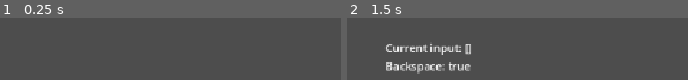
Above: before the commit, frames 1-2 (left to right).
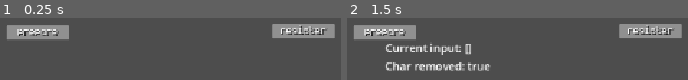
Above: after the commit, the same moments.

Repository: LeeroyDilim/untitled-typing-game
Game: Godot game, scene res://testing/typing_test/test_typing.tscn
Same seed, same stepped clock (60 frames per second), same inputs: the game is played once before the commit and once after it. Before the commit the project starts from res://testing/typing/test_typing.tscn.
Inputs:
- Up to frame 1 (0.25 s): no input
- Up to frame 2 (1.5 s): tap Enter at 0.5 s; tap Backspace at 0.6, 1.35 s; tap Space at 1.25 s

The runs differ from the first frame. In frame 1, 7.7% of the frame differs, in the area x 2-99%, y 9-34%; in frame 2, 10%, in the area x 2-99%, y 9-91%.

Commit message:
Station framework + input manager
* basic station parent class implemented + example class

* implemented input manager + basic station renderer

* added asynchronous player functionality

Diff:
--- a/systems/typing_buffer/typing_buffer.gd
+++ b/core/input/input_buffer.gd
@@ -1,7 +1,8 @@
 extends Node
+class_name InputBuffer
 
 var curr_input : String = ""
-signal input_received(input: String, char_removed: bool)
+signal input_updated(input: String, char_removed: bool)
 
 func _unhandled_input(event: InputEvent) -> void:
 	if not event is InputEventKey or not event.is_pressed():
@@ -20,7 +21,7 @@
 		curr_input += String.chr(event.unicode)
 
 	curr_input = curr_input.strip_edges(true,false).to_lower() #remove leading whitespace and convert to lower case
-	input_received.emit(curr_input, char_removed)
+	input_updated.emit(curr_input, char_removed)
 
 func clear_input():
 	curr_input = ""
--- /dev/null
+++ b/core/input/input_manager.gd
@@ -0,0 +1,83 @@
+extends Node
+class_name InputManager
+
+@export var player : Player
+
+signal clear_input
+
+var stations : Array[Station] = []
+var station_names : Array[String] = []
+var curr_station : Station = null
+
+var typing_streak : int = 0
+var highest_typing_streak : int = 0
+var input_is_mistype : bool = false
+
+func init_input_manager():
+	# collect every node that belongs to the "station" group
+	# note that these are all PARENT nodes, not their logic children
+	for node in get_tree().get_nodes_in_group("station"):
+		var station = node as Station
+		if station:
+			add_station(station)
+
+func add_station(station: Station):
+	if not stations.has(station):
+		stations.append(station)
+		station_names.append(station.station_name)
+
+func remove_station(station: Station):
+	if stations.has(station):
+		stations.erase(station)
+		station_names.erase(station.station_name)
+
+func process_input(input: String, char_removed: bool) -> void:
+	var input_is_highlighted := false
+	var prompt_match := false
+	var matching_station : Station = null
+
+	for station in stations:
+		input_is_highlighted = input_is_highlighted or station.highlight_prompts(input)
+		if station.match_prompts(input):
+			prompt_match = true
+			matching_station = station
+
+	# if current player input does not match or partially match
+	# with any of the active station prompts, identify it as a mistype
+	if !input_is_highlighted && !char_removed && curr_station:
+		_handle_mistype()
+
+	if prompt_match:
+		_handle_prompt_match(matching_station, input)
+
+func _handle_prompt_match(matching_station: Station, input: String) -> void:
+	input_is_mistype = false
+	#scoringSystem.incrementScoreInstance(SCORES.PROMPT_COUNT)
+
+	typing_streak += 1
+	#if typing_streak > highest_typing_streak:
+		#scoringSystem.incrementScoreInstance(SCORES.TYPING_STREAK)
+
+	clear_input.emit()
+
+	#if player chooses to navigate to different station
+	if input in station_names:
+		if curr_station:
+			curr_station.exit()
+		curr_station = matching_station
+		player.navigateToStation(matching_station, input)
+	else:
+		matching_station.process_prompt(input)
+
+func _handle_mistype() -> void:
+	if typing_streak > highest_typing_streak:
+		highest_typing_streak = typing_streak
+	typing_streak = 0
+
+	#if player mistyped, only count it once
+	#do not count any sequential mistypes until after player successfully submits a prompt
+	if(!input_is_mistype):
+		#scoringSystem.incrementScoreInstance(SCORES.MISTYPE)
+		input_is_mistype = true
+
+	curr_station.handle_misinput()
--- /dev/null
+++ b/entities/player/player.gd
@@ -0,0 +1,5 @@
+extends Node
+class_name Player
+
+func navigateToStation(station : Station, input : String) -> void:
+	pass
--- /dev/null
+++ b/entities/player/test_player/test_player.gd
@@ -0,0 +1,14 @@
+extends Player
+class_name TestPlayer
+
+@export var navigation_timer: Timer
+var current_station: Station
+var current_input: String
+
+func navigateToStation(station: Station, input: String) -> void:
+	current_station = station
+	current_input = input
+	navigation_timer.start(2.5)
+
+func onStationArrival() -> void:
+	current_station.process_prompt(current_input)
--- /dev/null
+++ b/entities/player/test_player/test_player.tscn
@@ -0,0 +1,12 @@
+[gd_scene format=3 uid="uid://bvc46g5c1jt6w"]
+
+[ext_resource type="Script" uid="uid://ubelqq06yn1m" path="res://entities/player/test_player/test_player.gd" id="1_j2pe2"]
+
+[node name="TestPlayer" type="Node" unique_id=1867618538 node_paths=PackedStringArray("navigation_timer")]
+script = ExtResource("1_j2pe2")
+navigation_timer = NodePath("Timer")
+
+[node name="Timer" type="Timer" parent="." unique_id=2067601426]
+one_shot = true
+
+[connection signal="timeout" from="Timer" to="." method="onStationArrival"]
--- a/project.godot
+++ b/project.godot
@@ -20,6 +20,10 @@
 window/stretch/mode="canvas_items"
 window/stretch/aspect="expand"
 
+[global_group]
+
+station=""
+
 [physics]
 
 3d/physics_engine="Jolt Physics"
--- /dev/null
+++ b/restaurant/stations/prepare_station/prepare_station.gd
@@ -0,0 +1 @@
+extends Station
--- /dev/null
+++ b/restaurant/stations/prepare_station/prepare_station.tscn
@@ -0,0 +1,15 @@
+[gd_scene format=3 uid="uid://bpbhfgnygm47n"]
+
+[ext_resource type="PackedScene" uid="uid://sdowdadrmc1g" path="res://ui/station_renderer/station_renderer.tscn" id="1_fm1k4"]
+[ext_resource type="Script" uid="uid://jkjgm7a41wky" path="res://restaurant/stations/prepare_station/prepare_station.gd" id="2_3elr0"]
+[ext_resource type="Script" uid="uid://cg8ijsk5okrm1" path="res://restaurant/stations/prepare_station/prepare_station_logic.gd" id="3_3elr0"]
+
+[node name="PrepareStation" type="Node2D" unique_id=1961947723 node_paths=PackedStringArray("station_renderer", "station_logic") groups=["station"]]
+script = ExtResource("2_3elr0")
+station_renderer = NodePath("StationRenderer")
+station_logic = NodePath("Logic")
+
+[node name="StationRenderer" parent="." unique_id=2096981065 instance=ExtResource("1_fm1k4")]
+
+[node name="Logic" type="Node" parent="." unique_id=1107893988]
+script = ExtResource("3_3elr0")
--- /dev/null
+++ b/restaurant/stations/prepare_station/prepare_station_logic.gd
@@ -0,0 +1,34 @@
+extends StationLogic
+
+var station_name: String = "prepare"
+var chosen_ingredient: String
+
+func init_station() -> void:
+	STATES = {
+		"idle" : {
+			"state_name" : "idle",
+			"prompts" : [[station_name]]
+		},
+		"choose_ingredient": {
+			"state_name": "choose_ingredient",
+			"prompts": [["pickle","onion","tomato","lettuce"]]
+		},
+		"chop": {
+			"state_name": "chop",
+			"prompts": [["chop"],["chop"],["chop"]]
+		}
+	}
+
+	super.init_station()
+
+func process_prompt(prompt : String) -> bool:
+	match curr_state.state_name:
+		"idle":
+			update_state(STATES.choose_ingredient)
+		"choose_ingredient":
+			chosen_ingredient = prompt
+			update_state(STATES.chop)
+		"chop":
+			_consume_state(STATES.choose_ingredient)
+
+	return true
--- /dev/null
+++ b/restaurant/stations/register_station/register_station.gd
@@ -0,0 +1 @@
+extends Station
--- /dev/null
+++ b/restaurant/stations/register_station/register_station.tscn
@@ -0,0 +1,15 @@
+[gd_scene format=3 uid="uid://bvw2f000cogm1"]
+
+[ext_resource type="PackedScene" uid="uid://sdowdadrmc1g" path="res://ui/station_renderer/station_renderer.tscn" id="1_3d704"]
+[ext_resource type="Script" uid="uid://cw8ddnylf83cy" path="res://restaurant/stations/register_station/register_station.gd" id="1_8ubx3"]
+[ext_resource type="Script" uid="uid://ds1wleh5w3ci5" path="res://restaurant/stations/register_station/register_station_logic.gd" id="2_8ubx3"]
+
+[node name="RegisterStation" type="Node2D" unique_id=1809747998 node_paths=PackedStringArray("station_renderer", "station_logic") groups=["station"]]
+script = ExtResource("1_8ubx3")
+station_renderer = NodePath("StationRenderer")
+station_logic = NodePath("Logic")
+
+[node name="StationRenderer" parent="." unique_id=2096981065 instance=ExtResource("1_3d704")]
+
+[node name="Logic" type="Node" parent="." unique_id=946556426]
+script = ExtResource("2_8ubx3")
--- /dev/null
+++ b/restaurant/stations/register_station/register_station_logic.gd
@@ -0,0 +1,26 @@
+extends StationLogic
+
+var station_name: String = "register"
+
+func init_station() -> void:
+	STATES = {
+		"idle" : {
+			"state_name" : "idle",
+			"prompts" : [[station_name]]
+		},
+		"take_order": {
+			"state_name": "take_order",
+			"prompts": [["take order"]]
+		}
+	}
+
+	super.init_station()
+
+func process_prompt(prompt : String) -> bool:
+	match curr_state.state_name:
+		"idle":
+			update_state(STATES.take_order)
+		"take_order":
+			update_state(STATES.take_order)
+
+	return true
--- /dev/null
+++ b/restaurant/stations/station.gd
@@ -0,0 +1,41 @@
+extends Node
+class_name Station
+
+@export var station_renderer: StationRenderer
+@export var station_logic: StationLogic
+
+var station_name: String = ""
+
+signal update_prompt_ui(prompt)
+signal update_highlight_ui(input)
+signal trigger_mistype_anim()
+
+func _ready() -> void:
+	station_name = station_logic.station_name
+
+	update_prompt_ui.connect(station_renderer.render_prompts)
+	update_highlight_ui.connect(station_renderer.render_highlight)
+	trigger_mistype_anim.connect(station_renderer.shake)
+	station_logic.prompts_changed.connect(_on_prompts_update)
+
+	station_logic.init_station()
+
+func exit() -> void:
+	station_logic.exit()
+
+func highlight_prompts(input : String) -> bool:
+	update_highlight_ui.emit(input)
+	return station_logic.highlight_prompts(input)
+
+func match_prompts(input: String) -> bool:
+	return station_logic.match_prompts(input)
+
+func process_prompt(input : String) -> bool:
+	return station_logic.process_prompt(input)
+
+func handle_misinput() -> void:
+	trigger_mistype_anim.emit()
+	update_highlight_ui.emit("")
+
+func _on_prompts_update(prompts: Variant) -> void:
+	update_prompt_ui.emit(prompts)
--- /dev/null
+++ b/restaurant/stations/station_logic.gd
@@ -0,0 +1,45 @@
+extends Node
+class_name StationLogic
+
+signal prompts_changed(prompt)
+
+var STATES
+var curr_state
+
+func init_station():
+	update_state(STATES.idle)
+
+func exit() -> void:
+	update_state(STATES.idle)
+
+func highlight_prompts(input : String) -> bool:
+	if !curr_state.prompts:
+		return false
+
+	var input_is_highlighted = false
+
+	for prompt in curr_state.prompts[0]:
+		if prompt.begins_with(input):
+			input_is_highlighted = true
+			break
+
+	return input_is_highlighted
+
+func match_prompts(input: String) -> bool:
+	return input in curr_state.prompts[0]
+
+func process_prompt(prompt : String) -> bool:
+	return true
+
+func update_state(new_state : Dictionary) -> void:
+	curr_state = new_state.duplicate(true)
+	prompts_changed.emit(curr_state.prompts)
+
+func _consume_state(next_state: Dictionary) -> bool:
+	curr_state.prompts.pop_front()
+
+	var transitioned = curr_state.prompts.is_empty()
+	var updated_state = next_state if transitioned else curr_state
+
+	update_state(updated_state)
+	return transitioned
--- a/testing/typing/test_typing.tscn
+++ /dev/null
@@ -1,16 +0,0 @@
-[gd_scene format=3 uid="uid://c2xuyovxfff70"]
-
-[ext_resource type="Script" uid="uid://bihj4ujx33pmw" path="res://systems/typing_buffer/typing_buffer.gd" id="1_h4yc2"]
-[ext_resource type="Script" uid="uid://c6gt8ybgwngt6" path="res://testing/typing/test_typing_label.gd" id="2_doaqh"]
-
-[node name="TestTyping" type="Node2D" unique_id=861163833]
-script = ExtResource("1_h4yc2")
-
-[node name="Label" type="Label" parent="." unique_id=1973241192]
-offset_left = 309.51135
-offset_top = 106.29616
-offset_right = 349.51135
-offset_bottom = 129.29616
-script = ExtResource("2_doaqh")
-
-[connection signal="input_received" from="." to="Label" method="_on_test_typing_input_received"]
--- a/testing/typing/test_typing_label.gd
+++ /dev/null
@@ -1,4 +0,0 @@
-extends Label
-
-func _on_test_typing_input_received(curr_input: String, was_backspace: bool) -> void:
-	text = "Current input: [%s]\nBackspace: %s" % [curr_input, was_backspace]
--- /dev/null
+++ b/testing/typing_test/test_typing.gd
@@ -0,0 +1,4 @@
+extends Node
+
+func _ready() -> void:
+	$Typing/TypingManager.init_input_manager()
--- /dev/null
+++ b/testing/typing_test/test_typing.tscn
@@ -0,0 +1,44 @@
+[gd_scene format=3 uid="uid://c2xuyovxfff70"]
+
+[ext_resource type="Script" uid="uid://mkrvfuun5a01" path="res://testing/typing_test/test_typing.gd" id="1_58ex0"]
+[ext_resource type="Script" uid="uid://bihj4ujx33pmw" path="res://core/input/input_buffer.gd" id="1_je16j"]
+[ext_resource type="Script" uid="uid://dpc2dlw3fkmxx" path="res://testing/typing_test/test_typing_label.gd" id="2_0sajm"]
+[ext_resource type="Script" uid="uid://lt0ojwlwmp15" path="res://core/input/input_manager.gd" id="3_dnjs1"]
+[ext_resource type="PackedScene" uid="uid://bpbhfgnygm47n" path="res://restaurant/stations/prepare_station/prepare_station.tscn" id="4_58ex0"]
+[ext_resource type="PackedScene" uid="uid://bvc46g5c1jt6w" path="res://entities/player/test_player/test_player.tscn" id="5_p6n73"]
+[ext_resource type="PackedScene" uid="uid://bvw2f000cogm1" path="res://restaurant/stations/register_station/register_station.tscn" id="7_k2xtp"]
+
+[node name="TestTyping" type="Node2D" unique_id=861163833]
+script = ExtResource("1_58ex0")
+
+[node name="TestTypingLabel" type="Label" parent="." unique_id=1973241192]
+offset_left = 309.51135
+offset_top = 106.29616
+offset_right = 349.51135
+offset_bottom = 129.29616
+script = ExtResource("2_0sajm")
+
+[node name="Typing" type="Node" parent="." unique_id=1269744264]
+
+[node name="TypingBuffer" type="Node" parent="Typing" unique_id=2079545512]
+script = ExtResource("1_je16j")
+
+[node name="TypingManager" type="Node" parent="Typing" unique_id=220539156 node_paths=PackedStringArray("player")]
+script = ExtResource("3_dnjs1")
+player = NodePath("../../Entities/TestPlayer")
+
+[node name="Entities" type="Node" parent="." unique_id=333695543]
+
+[node name="TestPlayer" parent="Entities" unique_id=1867618538 instance=ExtResource("5_p6n73")]
+
+[node name="Stations" type="Node" parent="." unique_id=2027224890]
+
+[node name="PrepareStation" parent="Stations" unique_id=1961947723 instance=ExtResource("4_58ex0")]
+position = Vector2(309.51135, 106.29616)
+
+[node name="RegisterStation" parent="Stations" unique_id=1809747998 instance=ExtResource("7_k2xtp")]
+position = Vector2(692, 104)
+
+[connection signal="input_updated" from="Typing/TypingBuffer" to="TestTypingLabel" method="_on_test_typing_input_updated"]
+[connection signal="input_updated" from="Typing/TypingBuffer" to="Typing/TypingManager" method="process_input"]
+[connection signal="clear_input" from="Typing/TypingManager" to="Typing/TypingBuffer" method="clear_input"]
--- /dev/null
+++ b/testing/typing_test/test_typing_label.gd
@@ -0,0 +1,4 @@
+extends Label
+
+func _on_test_typing_input_updated(input: String, char_removed: bool) -> void:
+	text = "Current input: [%s]\nChar removed: %s" % [input, char_removed]
--- /dev/null
+++ b/ui/station_renderer/assets/station_renderer_inactive_prompt_panel_style.tres
@@ -0,0 +1,9 @@
+[gd_resource type="StyleBoxFlat" format=3 uid="uid://cto8fr61m3ybn"]
+
+[resource]
+bg_color = Color(0.478431, 0.478431, 0.478431, 0.917647)
+border_color = Color(0.686275, 0.686275, 0.686275, 0)
+corner_radius_top_left = 2
+corner_radius_top_right = 2
+corner_radius_bottom_right = 2
+corner_radius_bottom_left = 2
--- /dev/null
+++ b/ui/station_renderer/assets/station_renderer_panel_style.tres
@@ -0,0 +1,13 @@
+[gd_resource type="StyleBoxFlat" format=3 uid="uid://ns7vsdauquqq"]
+
+[resource]
+bg_color = Color(0.517647, 0.517647, 0.517647, 1)
+border_width_left = 2
+border_width_top = 2
+border_width_right = 2
+border_width_bottom = 2
+border_color = Color(0.372549, 0.372549, 0.372549, 1)
+corner_radius_top_left = 3
+corner_radius_top_right = 3
+corner_radius_bottom_right = 3
+corner_radius_bottom_left = 3
--- /dev/null
+++ b/ui/station_renderer/assets/station_renderer_prompt_panel_style.tres
@@ -0,0 +1,9 @@
+[gd_resource type="StyleBoxFlat" format=3 uid="uid://bruvxulsj1c1h"]
+
+[resource]
+bg_color = Color(0.6, 0.6, 0.6, 0.917647)
+border_color = Color(0.686275, 0.686275, 0.686275, 0)
+corner_radius_top_left = 2
+corner_radius_top_right = 2
+corner_radius_bottom_right = 2
+corner_radius_bottom_left = 2
--- /dev/null
+++ b/ui/station_renderer/particle_label/particle_label.gd
@@ -0,0 +1,29 @@
+extends Label
+class_name ParticleLabel
+
+enum FLOAT_DIRECTIONS {
+	LEFT,
+	CENTER,
+	RIGHT
+}
+
+var floatDirection : int = FLOAT_DIRECTIONS.LEFT
+
+func _ready() -> void:
+	pivot_offset = size/2
+	var floatX
+	match floatDirection:
+		FLOAT_DIRECTIONS.LEFT:
+			floatX = -1
+		FLOAT_DIRECTIONS.CENTER:
+			floatX = 0
+		FLOAT_DIRECTIONS.RIGHT:
+			floatX = 1
+
+	var particleLabelTween = get_tree().create_tween()
+	particleLabelTween.set_parallel(true)
+	particleLabelTween.tween_property(self, "scale", Vector2(0.7,0.7), 0.2)
+	particleLabelTween.tween_property(self, "scale", Vector2.ZERO, 0.3).set_delay(0.2)
+	particleLabelTween.tween_property(self,"position",global_position + Vector2(40*floatX, -80),2.0)
+	await particleLabelTween.finished
+	queue_free()
--- /dev/null
+++ b/ui/station_renderer/particle_label/particle_label.tscn
@@ -0,0 +1,12 @@
+[gd_scene load_steps=2 format=3 uid="uid://wqrwworqjikw"]
+
+[ext_resource type="Script" path="res://ui/prompt_renderer/particle_label/particle_label.gd" id="1_xkhg5"]
+
+[node name="ParticleLabel" type="Label"]
+z_index = 100
+offset_right = 56.0
+offset_bottom = 23.0
+text = "perfect"
+horizontal_alignment = 1
+vertical_alignment = 1
+script = ExtResource("1_xkhg5")
--- /dev/null
+++ b/ui/station_renderer/station_renderer.gd
@@ -0,0 +1,147 @@
+extends Control
+class_name StationRenderer
+
+@onready var prompt_container = $PanelContainer/PromptContainer
+var prompt_panel_style = preload("res://ui/station_renderer/assets/station_renderer_prompt_panel_style.tres")
+var inactive_prompt_panel_style = preload("res://ui/station_renderer/assets/station_renderer_inactive_prompt_panel_style.tres")
+var prompt_font = preload("res://ui/assets/fonts/ticketing.regular.ttf")
+
+#var particle_label = preload("res://ui/station_renderer/particle_label/particle_label.tscn")
+#var increment_particle_flip_direction : bool = true
+
+var base_position: Vector2
+var MIN_PROMPTS_TO_RENDER = 3
+
+func _ready():
+	base_position = position
+
+func shake() -> void:
+	var tween = create_tween()
+	var shake_intensity = 4.0
+	var shake_duration = 0.025
+
+	tween.tween_property(self, "position:x", base_position.x + shake_intensity, shake_duration)
+	tween.tween_property(self, "position:x", base_position.x - shake_intensity, shake_duration)
+	tween.tween_property(self, "position:x", base_position.x + (shake_intensity / 2), shake_duration)
+	tween.tween_property(self, "position:x", base_position.x, shake_duration)
+
+func render_highlight(input : String) -> void:
+	if prompt_container.get_child_count() == 0:
+		return
+
+	var row = prompt_container.get_child(prompt_container.get_child_count() - 1)
+
+	for panel in row.get_children():
+		var center = panel.get_child(0)
+		var label = center.get_child(0)
+		var prompt = label.get_parsed_text()
+
+		var match_len = _get_prefix_match_length(prompt, input)
+		var highlighted_substring = prompt.substr(0, match_len)
+		var unhighlighted_substring = prompt.substr(match_len)
+
+		label.clear()
+		label.push_paragraph(HORIZONTAL_ALIGNMENT_CENTER)
+
+		if highlighted_substring.length() > 0:
+			label.push_color(Color.GREEN)
+			label.append_text(highlighted_substring)
+			label.pop()
+		label.push_color(Color.WHITE)
+		label.append_text(unhighlighted_substring)
+		label.pop()
+
+		label.pop()
+
+func render_prompts(prompts : Variant) -> void:
+	#clear current prompt
+	for child in prompt_container.get_children():
+		child.queue_free()
+
+	if !prompts:
+		prompts = [[""]]
+
+	var min_rows = MIN_PROMPTS_TO_RENDER
+	var rows_to_render = min(prompts.size(), min_rows)
+	for prompt_index in range(rows_to_render):
+		# format is [["prompt"]], where the outer array represents vertical stacking (sequential prompts),
+		# and the inner array represents horizontal stacking (prompt with options)
+		var row_of_prompts = prompts[prompt_index]
+		var row_container = HBoxContainer.new()
+		row_container.alignment = BoxContainer.ALIGNMENT_CENTER
+		# display prompts bottom to top
+		prompt_container.add_child(row_container)
+		prompt_container.move_child(row_container,0)
+
+		for prompt in row_of_prompts:
+			var panel = PanelContainer.new()
+			var center = CenterContainer.new()
+			var label = RichTextLabel.new()
+
+			#label styling
+			label.bbcode_enabled = true
+			label.scroll_active = false
+			label.autowrap_mode = TextServer.AUTOWRAP_OFF
+			label.custom_minimum_size = Vector2(90, 21)
+			label.add_theme_color_override("font_shadow_color", Color(0, 0, 0, 1))
+			label.add_theme_constant_override("shadow_offset_x", 1)
+			label.add_theme_constant_override("shadow_offset_y", 1)
+			label.add_theme_constant_override("shadow_outline_size", 1)
+			label.add_theme_font_override("normal_font", prompt_font)
+			label.add_theme_font_size_override("normal_font_size", 18)
+			label.texture_filter = CanvasItem.TEXTURE_FILTER_LINEAR
+
+			label.append_text("[center]" + prompt + "[/center]")
+
+			# center label to container
+			center.size_flags_horizontal = Control.SIZE_EXPAND_FILL
+			center.size_flags_vertical = Control.SIZE_EXPAND_FILL
+
+			if prompt_index == 0:
+				panel.add_theme_stylebox_override("panel", prompt_panel_style)
+				label.add_theme_color_override("default_color", Color.WHITE)
+			else:
+				panel.add_theme_stylebox_override("panel", inactive_prompt_panel_style)
+				label.add_theme_color_override("default_color", Color.DARK_GRAY)
+
+			center.add_child(label)
+			panel.add_child(center)
+			row_container.add_child(panel)
+
+#func trigger_no_ingredient_particle() -> void:
+	#_trigger_particle("prep required!", Vector2(-37, 0), ParticleLabel.FLOAT_DIRECTIONS.CENTER)
+#
+#func trigger_perfect_particle() -> void:
+	#_trigger_particle("perfect!", Vector2(-8, 0), ParticleLabel.FLOAT_DIRECTIONS.CENTER)
+#
+#func trigger_inventory_full() -> void:
+	#_trigger_particle("inventory full...", Vector2(-8, 0), ParticleLabel.FLOAT_DIRECTIONS.CENTER)
+#
+#func trigger_increment_particle(increment : int) -> void:
+	#if increment_particle_flip_direction:
+		#_trigger_particle("+" + str(increment), Vector2(-35,10), ParticleLabel.FLOAT_DIRECTIONS.LEFT)
+	#else:
+		#_trigger_particle("+" + str(increment), Vector2(23,10), ParticleLabel.FLOAT_DIRECTIONS.RIGHT)
+	#increment_particle_flip_direction = !increment_particle_flip_direction
+#
+#func _trigger_particle(particle : String, placement : Vector2, floatDirection : int) -> void:
+	#var newParticleLabel = particle_label.instantiate() as ParticleLabel
+	#newParticleLabel.text = str(particle)
+	#newParticleLabel.floatDirection = floatDirection
+	#newParticleLabel.add_theme_color_override("font_shadow_color", Color(0, 0, 0, 1))
+	#newParticleLabel.add_theme_constant_override("shadow_offset_x", 1)
+	#newParticleLabel.add_theme_constant_override("shadow_offset_y", 1)
+	#newParticleLabel.add_theme_constant_override("shadow_outline_size", 1)
+	#newParticleLabel.add_theme_font_override("font", prompt_font)
+	#newParticleLabel.global_position = global_position + placement
+	#
+	#get_tree().current_scene.call_deferred("add_child", newParticleLabel)
+
+func _get_prefix_match_length(prompt : String, input : String) -> int:
+	var max_len = min(input.length(), prompt.length())
+
+	for i in range(max_len):
+		if input[i] != prompt[i]:
+			return 0
+
+	return max_len
--- /dev/null
+++ b/ui/station_renderer/station_renderer.tscn
@@ -0,0 +1,27 @@
+[gd_scene format=3 uid="uid://sdowdadrmc1g"]
+
+[ext_resource type="Script" uid="uid://1ospe85h7eho" path="res://ui/station_renderer/station_renderer.gd" id="1_0jw5y"]
+
+[node name="StationRenderer" type="Control" unique_id=2096981065]
+layout_mode = 3
+anchors_preset = 8
+anchor_left = 0.5
+anchor_top = 0.5
+anchor_right = 0.5
+anchor_bottom = 0.5
+grow_horizontal = 2
+grow_vertical = 2
+script = ExtResource("1_0jw5y")
+
+[node name="PanelContainer" type="PanelContainer" parent="." unique_id=1209911884]
+layout_mode = 1
+anchors_preset = 12
+anchor_top = 1.0
+anchor_right = 1.0
+anchor_bottom = 1.0
+grow_horizontal = 2
+grow_vertical = 0
+
+[node name="PromptContainer" type="VBoxContainer" parent="PanelContainer" unique_id=1141906460]
+layout_mode = 2
+alignment = 1
Renamed: systems/typing_buffer/typing_buffer.gd.uid -> core/input/input_buffer.gd.uid
Not shown, added: core/input/input_manager.gd.uid
Not shown, added: entities/player/player.gd.uid
Not shown, added: entities/player/test_player/test_player.gd.uid
Not shown, added: restaurant/stations/prepare_station/prepare_station.gd.uid
Not shown, added: restaurant/stations/prepare_station/prepare_station_logic.gd.uid
Not shown, added: restaurant/stations/register_station/register_station.gd.uid
Not shown, added: restaurant/stations/register_station/register_station_logic.gd.uid
Not shown, added: restaurant/stations/station.gd.uid
Not shown, added: restaurant/stations/station_logic.gd.uid
Not shown, removed: testing/typing/test_typing_label.gd.uid
Not shown, added: testing/typing_test/test_typing.gd.uid
(and 6 more such lines)
